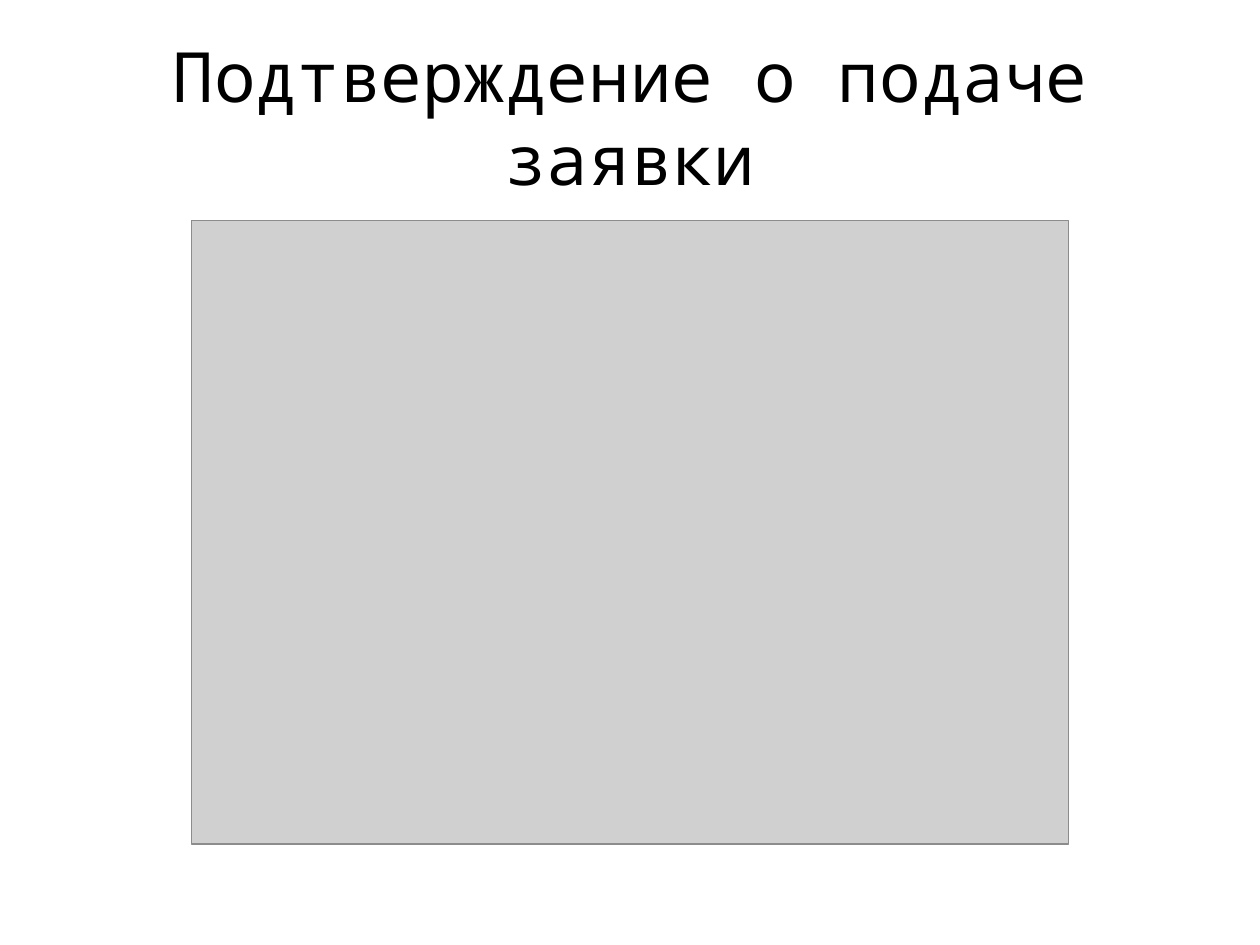
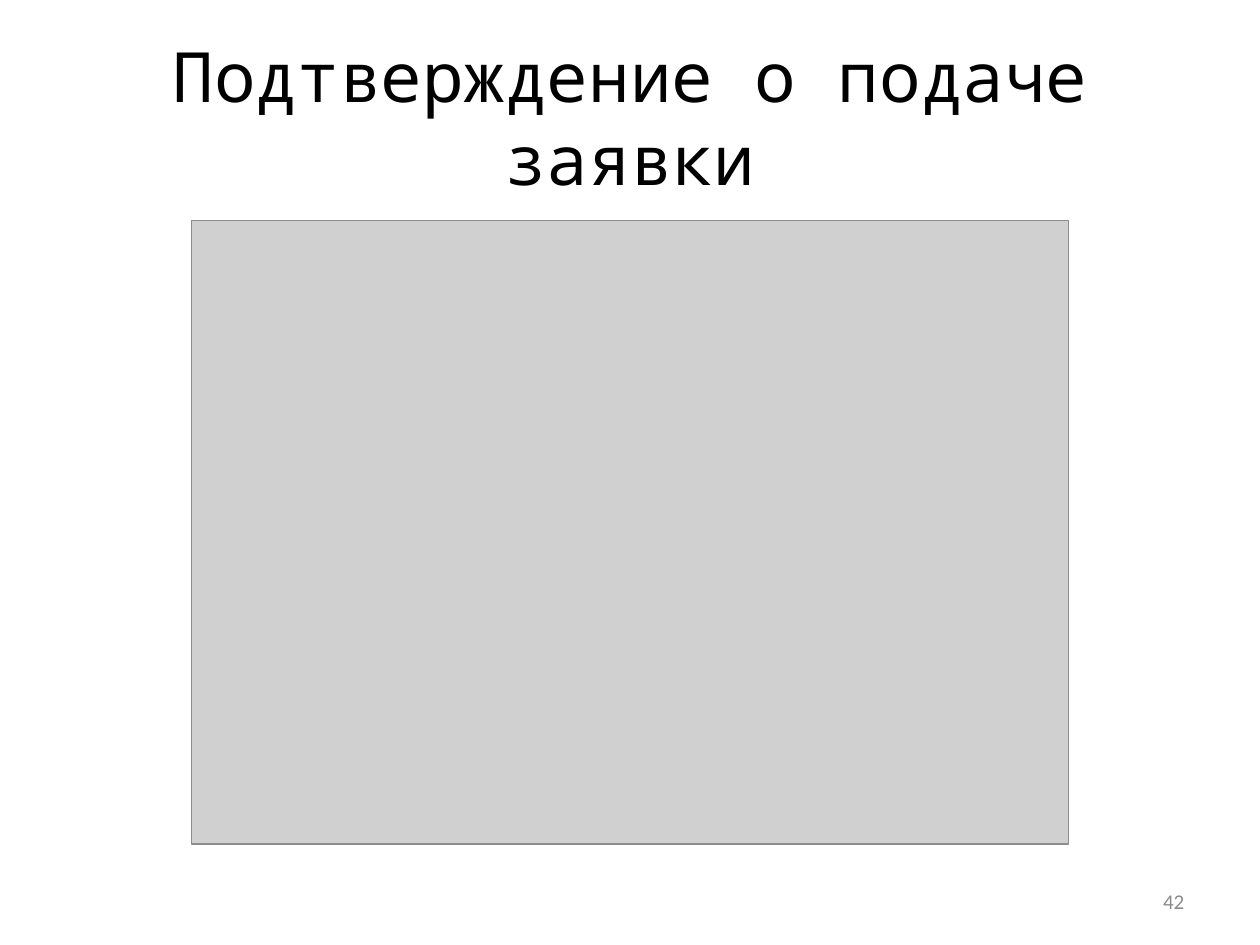
Before and after one commit to jpedraza/Health, a slide deck: slide 42 of Presentation/main.pptx (slide 30 before the commit). Drawn at 1260x945 pixels with LibreOffice and Linux fonts; fonts in the diff are those of the drawing; grey boxes stand for pictures. Boxes give left, top, right and bottom in pixels: in the first picture for what was removed or moved away, otherwise in the second. Text is boxed around its words. In the diff, an @@ line names an element or a change of style, - is before the commit and + after.

```diff
--- a/Presentation/main.pptx
+++ b/Presentation/main.pptx
@@ page number added at (1163,895,1184,909), 12 pt, text #8C8C8C @@
+42
```
Also in this commit, not shown: 31 other slides changed, 13 slides added, 1 slide removed, 4 other files.
